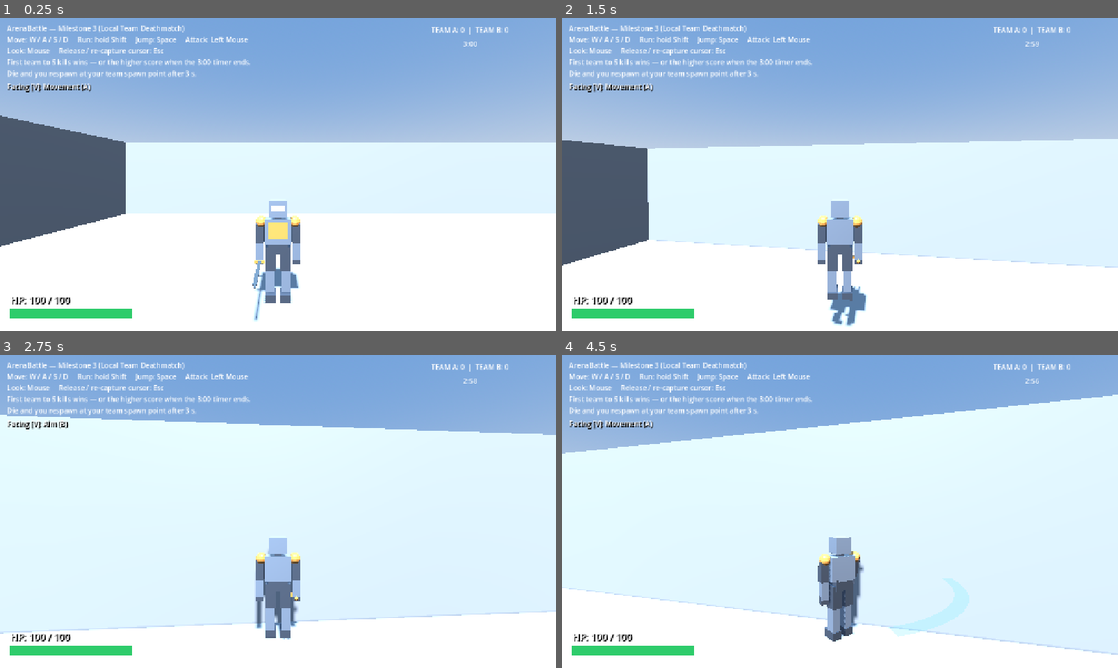
Above: before the commit, frames 1-4 (two rows, left to right).
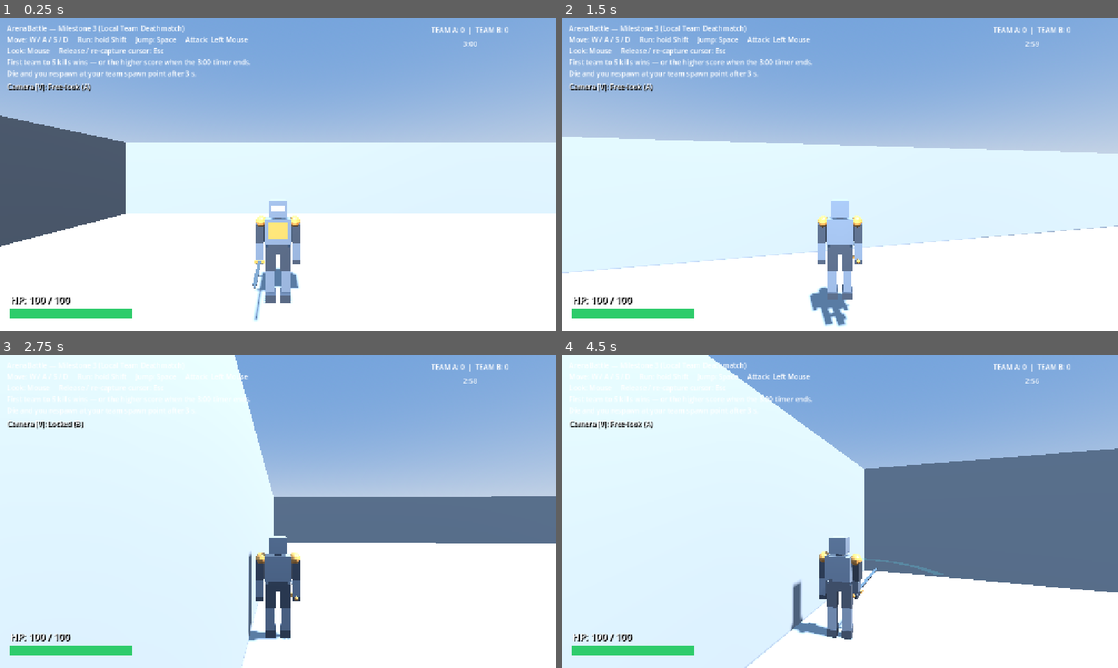
Above: after the commit, the same moments.

Repository: ameeridzuan/arena-battle
Game: Godot game, scene res://scenes/main/Main.tscn
The game is run twice, just before and just after one commit, with the same random seed, the same clock (stepped at 60 frames per second) and the same inputs.
Inputs (mouse positions are in pixels of both pictures, inside the frame that each line leads up to):
- Up to frame 1 (0.25 s): no input
- Up to frame 2 (1.5 s): tap Enter at 0.5 s; move the mouse to (867, 174) at 0.52 s; hold W (move_forward) from 0.53 s (still down); click (867, 174) at 0.6 s; tap Space (jump) at 0.77 s; tap V (toggle_face_aim, bound only before the commit) at 0.8, 1.35 s; move the mouse to (812, 174) at 1.27 s
- Up to frame 3 (2.75 s): keep holding W (move_forward); tap Space (jump) at 1.52 s; click (250, 511) at 1.55 s; move the mouse to (289, 505) at 2.02 s; click (289, 505) at 2.1 s; tap V (toggle_face_aim, bound only before the commit) at 2.3 s
- Up to frame 4 (4.5 s): keep holding W (move_forward); move the mouse to (834, 517) at 2.77 s; tap Shift (run) at 2.85 s; tap Space (jump) at 3.02, 3.77 s; click (834, 517) at 3.05 s; move the mouse to (878, 514) at 3.52 s; tap V (toggle_face_aim, bound only before the commit) at 3.6 s; move the mouse to (795, 508) at 4.27 s; click (795, 508) at 4.35 s

The runs differ from the first frame. In frame 1, 0.2% of the frame differs, in the area x 1-17%, y 20-24%; in frame 2, 14%; in frame 3, 46%; in frame 4, 54%, in the area x 0-100%, y 0-100%.

Commit message:
feat(camera): V toggle now hard-locks the camera behind the character instead of rotating the character to face the aim; character always faces movement (attack follows facing) in both modes; renamed face_aim_always->camera_lock_behind, toggle_face_aim->toggle_camera_lock; HUD label + facing_mode test updated; regression green (local x6, two-client 67, eight-client 68)

Diff:
--- a/project.godot
+++ b/project.godot
@@ -59,7 +59,7 @@
 "events": [Object(InputEventMouseButton,"resource_local_to_scene":false,"resource_name":"","device":-1,"window_id":0,"a …(252 unchanged characters)…
 ]
 }
-toggle_face_aim={
+toggle_camera_lock={
 "deadzone": 0.5,
 "events": [Object(InputEventKey,"resource_local_to_scene":false,"resource_name":"","device":-1,"window_id":0,"alt_press …(190 unchanged characters)…
 ]
--- a/scenes/ui/HUD.tscn
+++ b/scenes/ui/HUD.tscn
@@ -109,4 +109,4 @@
 theme_override_constants/shadow_offset_x = 2
 theme_override_constants/shadow_offset_y = 2
 mouse_filter = 2
-text = "Facing [V]: Movement (A)"
+text = "Camera [V]: Free-look (A)"
--- a/scripts/player/player_controller.gd
+++ b/scripts/player/player_controller.gd
@@ -16,12 +16,15 @@
 ## M4: server supplies validated controls; replicas never simulate movement.
 @export var external_control: bool = false
 
-## M6 facing toggle. When false (default, option A) the mesh faces the MOVEMENT direction and —
-## because the melee swing travels along the mesh front — the attack follows the character's
-## facing. When true (option B) the mesh tracks the camera-aim, so the attack follows the aim.
-## Single-player only: the toggle key is read in _physics_process(), which networked replicas
-## skip via the external_control early-return (their facing is server-authoritative).
-@export var face_aim_always: bool = false
+## M6 camera toggle (key V). The character ALWAYS faces its movement direction and the melee
+## swing travels along the mesh front, so the attack follows the character in BOTH modes; this
+## flag only changes the CAMERA. When false (default, option A) the camera is free mouse-look.
+## When true (option B) the camera yaw is hard-locked behind the character (mouse horizontal
+## look is overridden; pitch still works). Single-player only: the toggle key is read in
+## _physics_process(), which networked replicas skip via the external_control early-return.
+@export var camera_lock_behind: bool = false
+## How fast the locked camera swings behind the character (per-second lerp rate); higher = snappier.
+@export var camera_lock_speed: float = 12.0
 
 @export_group("Movement")
 @export var walk_speed: float = 6.0        # m/s
@@ -47,10 +50,11 @@
 func _physics_process(delta: float) -> void:
 	if external_control:
 		return
-	if Input.is_action_just_pressed("toggle_face_aim"):
-		face_aim_always = not face_aim_always
+	if Input.is_action_just_pressed("toggle_camera_lock"):
+		camera_lock_behind = not camera_lock_behind
 	_simulate_movement(delta, _camera_relative_input(), Input.is_action_pressed("run"),
 		Input.is_action_just_pressed("jump"))
+	_update_camera_lock(delta)
 
 
 ## Called only by the authoritative session, with bounded input (never client positions).
@@ -67,7 +71,7 @@
 	if jump_pressed and is_on_floor():
 		velocity.y = jump_velocity
 	move_and_slide()
-	_update_facing(delta)
+	_face_movement_direction(delta)
 
 
 func _apply_gravity(delta: float) -> void:
@@ -125,20 +129,17 @@
 		)
 
 
-## Chooses the visual-facing rule: option A (default — face the movement direction) or option B
-## (always face the camera-aim). The melee swing travels along the mesh front either way, so the
-## attack always follows whichever direction this chooses.
-func _update_facing(delta: float) -> void:
-	if face_aim_always:
-		_face_aim_direction()
-	else:
-		_face_movement_direction(delta)
-
-
-## Option B: the mesh's local +Z (its front) tracks the camera-forward. Because the melee swing
-## travels along the mesh front, facing and attack direction are always identical while this is on.
-func _face_aim_direction() -> void:
-	_mesh.rotation.y = _camera_pivot.rotation.y + PI
+## Option B (camera_lock_behind): swing the camera yaw to sit directly behind the character's
+## facing (mesh front +Z), so the camera looks along the direction the character — and therefore
+## the attack — is facing. Mouse horizontal look is overridden here; pitch (CameraTilt) is left
+## untouched. No-op in option A, where the camera stays under free mouse-look.
+func _update_camera_lock(delta: float) -> void:
+	if not camera_lock_behind:
+		return
+	var target_yaw := _mesh.rotation.y + PI
+	_camera_pivot.rotation.y = lerp_angle(
+		_camera_pivot.rotation.y, target_yaw, clampf(camera_lock_speed * delta, 0.0, 1.0)
+	)
 
 
 # --- Combat interface (M3) — pure delegation to the Health component ------------------
--- a/scripts/ui/hud.gd
+++ b/scripts/ui/hud.gd
@@ -35,10 +35,10 @@
 var _last_health: float = 0.0
 var _tint_remaining: float = 0.0
 
-## M6 facing-mode indicator (single-player only). Bound to the local player's controller.
+## M6 camera-mode indicator (single-player only). Bound to the local player's controller.
 var _facing_label: Label
 var _player_controller
-var _facing_mode_b: bool = false
+var _camera_lock_b: bool = false
 
 var _match_manager: Node
 var _score_label: Label
@@ -171,8 +171,9 @@
 	_update_facing_label()
 
 
-## Shows the current facing mode and the toggle key. Hidden for networked replicas
-## (external_control), where facing is server-driven and the toggle key is not read.
+## Shows the current camera mode (A = free mouse-look, B = locked behind the character) and the
+## toggle key. Hidden for networked replicas (external_control), where the camera is server-driven
+## and the toggle key is not read.
 func _update_facing_label() -> void:
 	if _facing_label == null:
 		return
@@ -180,11 +181,11 @@
 		_facing_label.visible = false
 		return
 	var external = _player_controller.get("external_control")
-	var mode = _player_controller.get("face_aim_always")
+	var mode = _player_controller.get("camera_lock_behind")
 	if external == null or mode == null or external:
 		_facing_label.visible = false
 		return
 	_facing_label.visible = true
-	if bool(mode) != _facing_mode_b:
-		_facing_mode_b = bool(mode)
-		_facing_label.text = "Facing [V]: Aim (B)" if _facing_mode_b else "Facing [V]: Movement (A)"
+	if bool(mode) != _camera_lock_b:
+		_camera_lock_b = bool(mode)
+		_facing_label.text = "Camera [V]: Locked (B)" if _camera_lock_b else "Camera [V]: Free-look (A)"
--- a/tests/integration/facing_mode_smoke_test.gd
+++ b/tests/integration/facing_mode_smoke_test.gd
@@ -1,15 +1,13 @@
 extends SceneTree
-## M6 facing-mode smoke test (single-player), updated for option A.
+## M6 camera/facing smoke test (single-player).
 ##
-## Option A (default): the character faces its MOVEMENT direction and the melee swing travels
-## along the Mesh front (+Z) — i.e. the attack always follows where the character faces. The
-## "toggle_face_aim" action (key V) flips to option B, where the Mesh tracks the camera-aim
-## (camera yaw + PI); because the attack follows the Mesh, B makes the attack follow the aim.
-## Proven here:
-##   * default is option A (face_aim_always == false);
+## The character ALWAYS faces its MOVEMENT direction and the melee swing travels along the Mesh
+## front (+Z), so the attack follows the character in BOTH modes. The "toggle_camera_lock" action
+## (key V) only changes the CAMERA:
+##   * default (option A) is free mouse-look (camera_lock_behind == false);
 ##   * the swing direction equals the Mesh front, independent of the camera (attack_started forward);
-##   * the toggle key flips face_aim_always and B tracks the camera-aim every physics frame;
-##   * in B the swing direction equals the aim (Mesh front == camera-forward).
+##   * the toggle key flips camera_lock_behind;
+##   * option B hard-locks the camera yaw behind the character (camera yaw == mesh yaw + PI).
 ##
 ## Run: Godot_v4.7.2-stable_win64_console.exe --headless --path . ^
 ##        --script res://tests/integration/facing_mode_smoke_test.gd
@@ -38,11 +36,16 @@
 	return wrapf(angle, -PI, PI)
 
 
+## True when two yaw angles agree within tol radians (the locked camera lerps, so allow slack).
+func _angle_close(a: float, b: float, tol: float = 0.02) -> bool:
+	return absf(_wrap(a - b)) < tol
+
+
 ## Presses the toggle action and lets player_controller._physics_process observe the edge.
 func _press_toggle() -> void:
-	Input.action_press("toggle_face_aim")
+	Input.action_press("toggle_camera_lock")
 	await _frames(3)
-	Input.action_release("toggle_face_aim")
+	Input.action_release("toggle_camera_lock")
 	await _frames(2)
 
 
@@ -57,40 +60,39 @@
 	var mesh: Node3D = main.get_node("Player/Mesh")
 	var hitbox: Variant = main.get_node("Player/AttackHitbox")
 
-	_check("default_mode_is_A_movement", player.face_aim_always == false)
+	_check("default_mode_is_A_free_camera", player.camera_lock_behind == false)
 
-	# Option A core: the swing direction is the Mesh front (+Z), independent of the camera.
+	# The swing direction is the Mesh front (+Z), independent of the camera (true in both modes).
 	var captured: Array = [Vector3.ZERO]
 	hitbox.attack_started.connect(func(f: Vector3): captured[0] = f)
 	mesh.rotation.y = 0.7
 	await _frames(1)
 	hitbox._perform_attack()
-	_check("A_attack_follows_mesh_facing",
+	_check("attack_follows_mesh_facing",
 			captured[0].distance_to(Vector3(sin(0.7), 0.0, cos(0.7))) < 0.001)
 
-	# Toggle key -> option B (face the camera-aim).
+	# Option A: the controller does NOT drive the camera, so its yaw stays put (free mouse-look).
+	var cam_before: float = cam.rotation.y
+	await _frames(3)
+	_check("A_camera_not_locked", _angle_close(cam.rotation.y, cam_before))
+
+	# Toggle key -> option B (hard-lock the camera behind the character).
 	await _press_toggle()
-	_check("toggle_key_enables_B", player.face_aim_always == true)
+	_check("toggle_key_enables_camera_lock", player.camera_lock_behind == true)
 
-	# Option B: the mesh tracks camera-aim every frame, regardless of movement.
-	cam.rotation.y = 1.1
-	await _frames(2)
-	_check("B_faces_camera_aim", is_equal_approx(_wrap(mesh.rotation.y), _wrap(cam.rotation.y + PI)))
+	# The camera yaw swings to sit behind the character's facing (mesh yaw + PI).
+	mesh.rotation.y = 0.7
+	await _frames(40)
+	_check("B_camera_locks_behind_character", _angle_close(cam.rotation.y, mesh.rotation.y + PI))
 
-	# Because the swing follows the Mesh, in B the attack direction equals the aim.
-	captured[0] = Vector3.ZERO
-	hitbox._perform_attack()
-	_check("B_attack_follows_aim", captured[0].distance_to(
-			Vector3(sin(cam.rotation.y + PI), 0.0, cos(cam.rotation.y + PI))) < 0.001)
-
-	# A different camera yaw must be tracked too.
-	cam.rotation.y = -2.0
-	await _frames(2)
-	_check("B_tracks_camera_yaw_change", is_equal_approx(_wrap(mesh.rotation.y), _wrap(cam.rotation.y + PI)))
+	# A different character facing must be tracked too.
+	mesh.rotation.y = -2.0
+	await _frames(40)
+	_check("B_camera_tracks_character_facing", _angle_close(cam.rotation.y, mesh.rotation.y + PI))
 
 	# Toggle key -> back to option A.
 	await _press_toggle()
-	_check("toggle_key_restores_A", player.face_aim_always == false)
+	_check("toggle_key_restores_A", player.camera_lock_behind == false)
 
 	main.queue_free()
 	await _frames(2)
